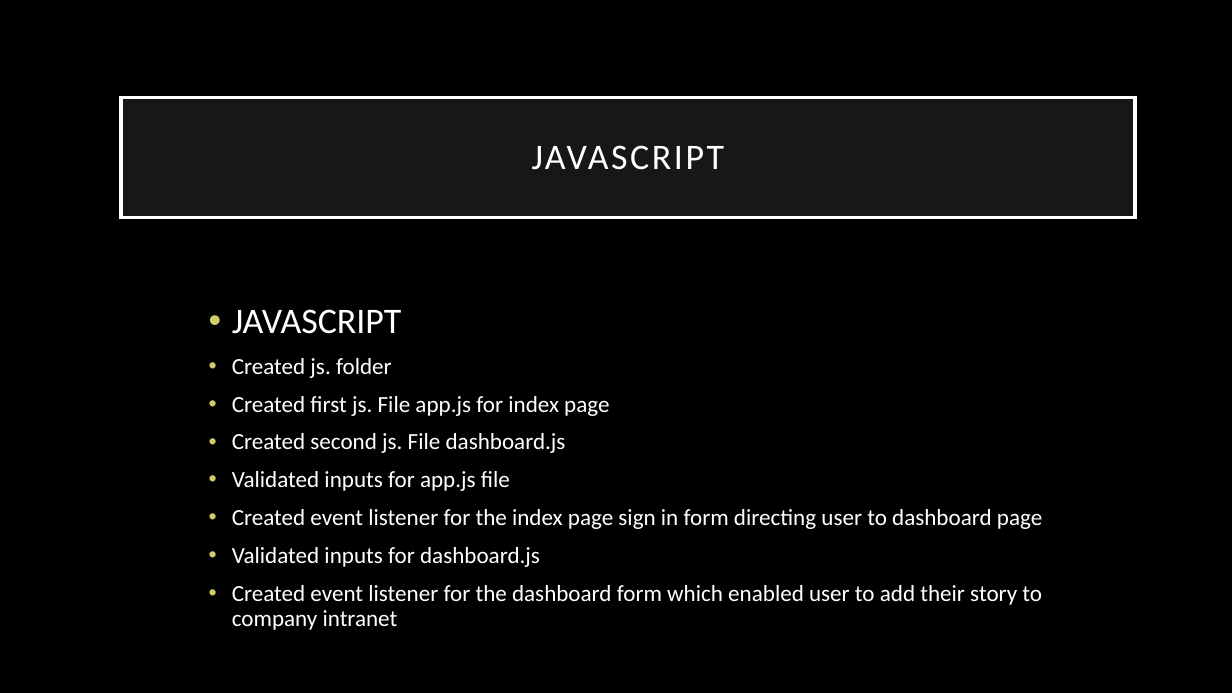
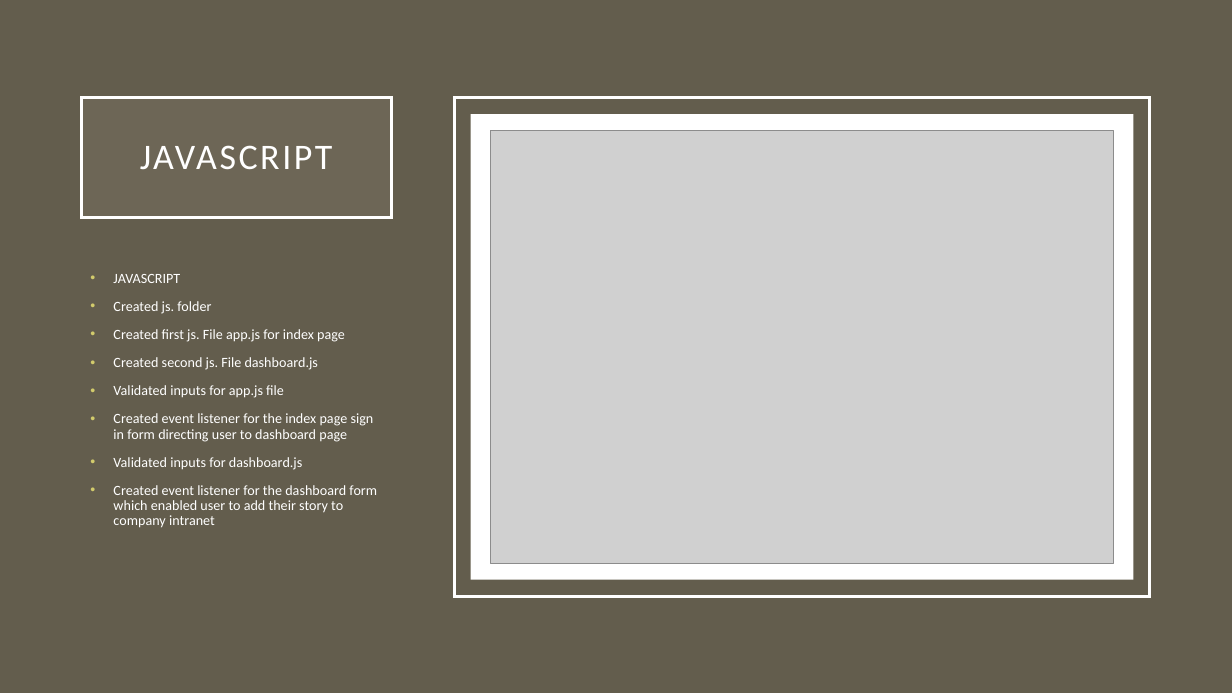
Before and after one commit to frankpjr1/Journal-Now-App, a slide deck: slide 11 of assets/Journal Now Presentation.pptx. Drawn at 1232x693 pixels with LibreOffice and Linux fonts; fonts in the diff are those of the drawing; grey boxes stand for pictures. Boxes give left, top, right and bottom in pixels: in the first picture for what was removed or moved away, otherwise in the second. Text is boxed around its words. In the diff, an @@ line names an element or a change of style, - is before the commit and + after.

```diff
--- a/assets/Journal Now Presentation.pptx
+++ b/assets/Journal Now Presentation.pptx
@@ background #000000 to #635D4D @@
@@ title "JAVASCRIPT": place and size @@
-title "JAVASCRIPT" at [121,97,1135,217]
+title "JAVASCRIPT" at [81,97,391,217]
@@ rectangle added at [454,97,1150,596], outline #FFFFFF 2.5 pt @@
@@ rectangle added at [470,114,1133,579], fill #FFFFFF @@
@@ picture added at [491,130,1113,563] @@
@@ text "JAVASCRIPT": place and size @@
-text "JAVASCRIPT" at [232,309,1042,630]
+text "JAVASCRIPT" at [113,274,377,528]
@@ text "JAVASCRIPT" at [113,274,377,528]: size 28 to 11 pt in "JAVASCRIPT"; size 18 to 11 pt @@
```
Also in this commit, not shown: 7 other slides changed, 1 other file.
